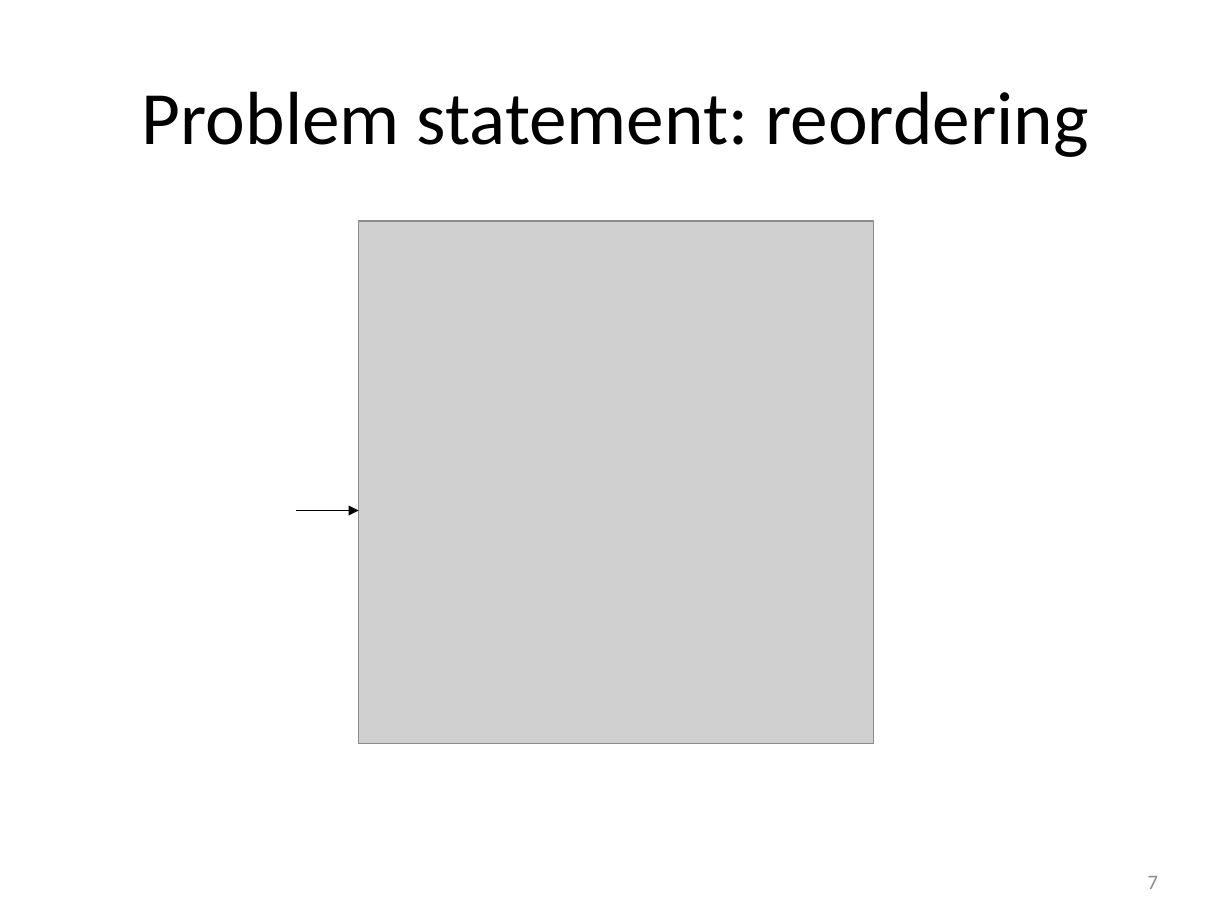
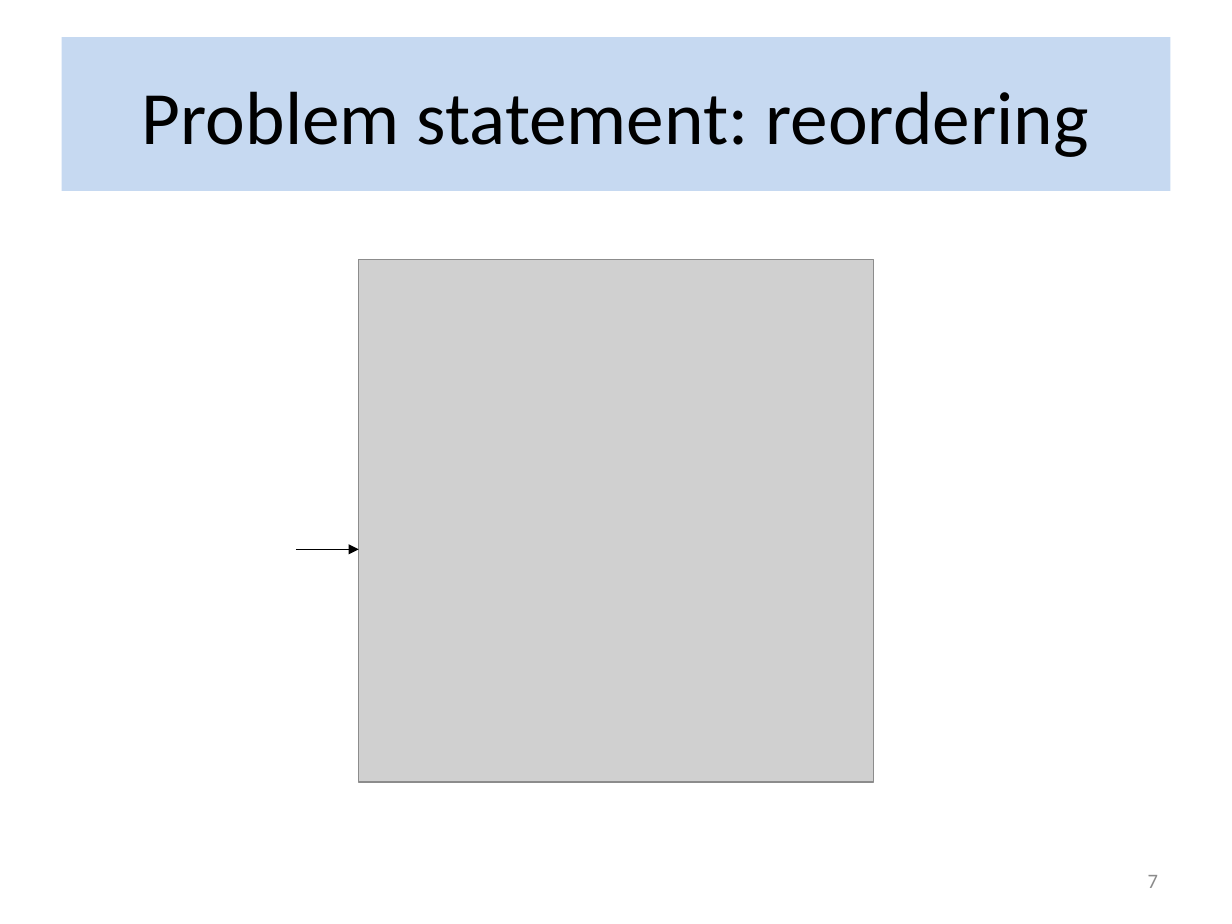
Before and after one commit to flame-stream/Papers, a slide deck: slide 7 of 2018/invalidation/slides.pptx. Drawn at 1232x924 pixels with LibreOffice and Linux fonts; fonts in the diff are those of the drawing; grey boxes stand for pictures; background and template pictures are left out. Boxes give left, top, right and bottom in pixels: in the first picture for what was removed or moved away, otherwise in the second. Text is boxed around its words. In the diff, an @@ line names an element or a change of style, - is before the commit and + after.

Commit message:
Update slides style

```diff
--- a/2018/invalidation/slides.pptx
+++ b/2018/invalidation/slides.pptx
@@ title "Problem statement: reordering": place and size @@
-title "Problem statement: reordering" at <box>142,91,1089,157</box>
+title "Problem statement: reordering" at <box>62,37,1170,191</box>
@@ title "Problem statement: reordering" at <box>62,37,1170,191</box>: fill none to #C6D9F1 @@
@@ picture: place and size @@
-picture at <box>359,221,873,743</box>
+picture at <box>359,260,873,782</box>
@@ arrow moved from (296, 510) - (359, 510) to (296, 549) - (359, 549) @@
```
Also in this commit, not shown: 20 other slides changed.
